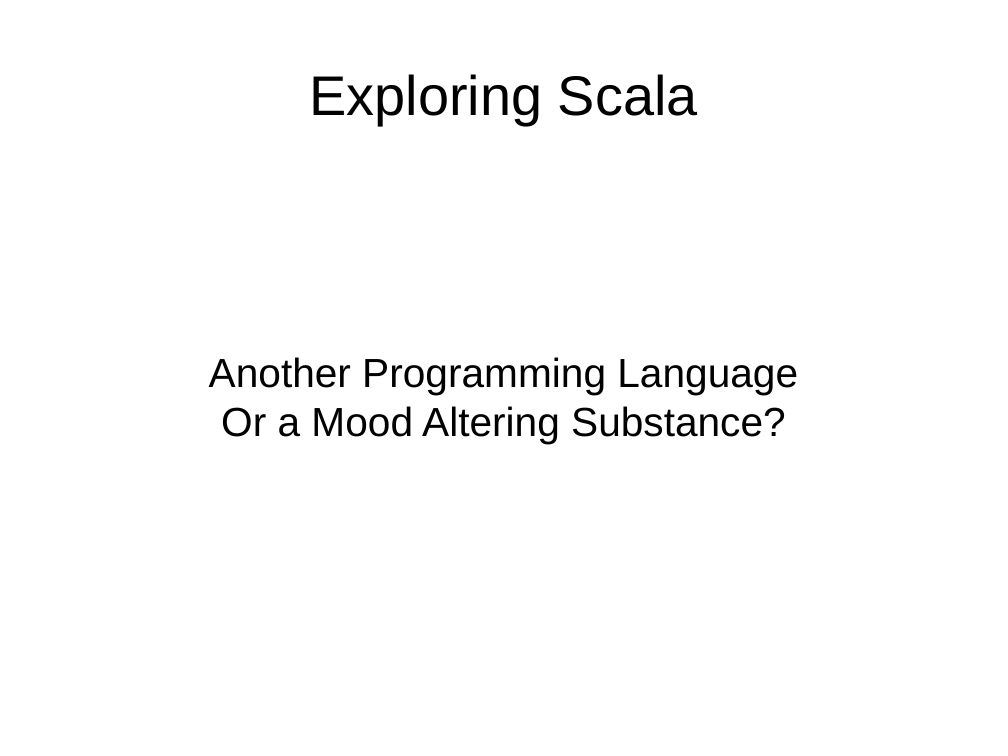
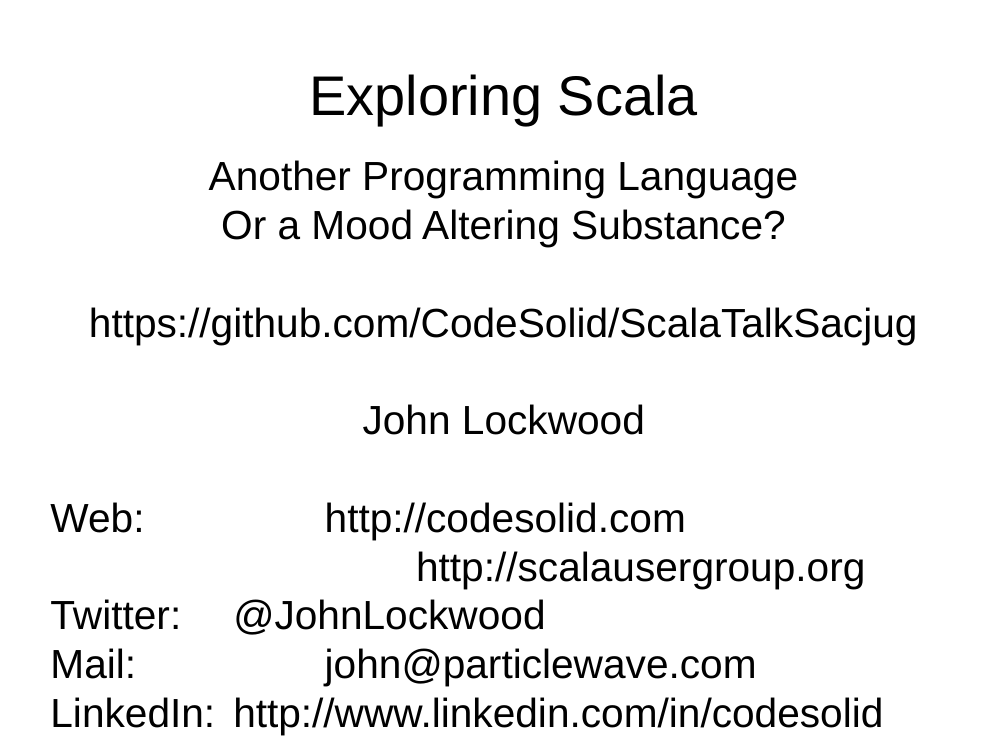
Before and after one commit to JohnLockwood/ScalaTalkSacjug, a slide deck: slide 1 of ScalaDecember2014.odp. Drawn at 1008x756 pixels with LibreOffice and Linux fonts; fonts in the diff are those of the drawing. Boxes give left, top, right and bottom in pixels: in the first picture for what was removed or moved away, otherwise in the second. Text is boxed around its words. In the diff, an @@ line names an element or a change of style, - is before the commit and + after.

```diff
--- a/ScalaDecember2014.odp
+++ b/ScalaDecember2014.odp
@@ subtitle "Another Programming Language": place and size @@
-subtitle "Another Programming Language" at [209,357,798,444]
+subtitle "Another Programming Language" at [50,160,918,735]
@@ subtitle at [50,307,918,735]: paragraphs added @@
+https://github.com/CodeSolid/ScalaTalkSacjug
+John Lockwood
+Web: http://codesolid.com
+http://scalausergroup.org
+Twitter: @JohnLockwood
+Mail: john@particlewave.com
+LinkedIn: http://www.linkedin.com/in/codesolid
```
Also in this commit, not shown: 6 other slides changed, 5 slides added, 2 slides removed, 20 other files.
